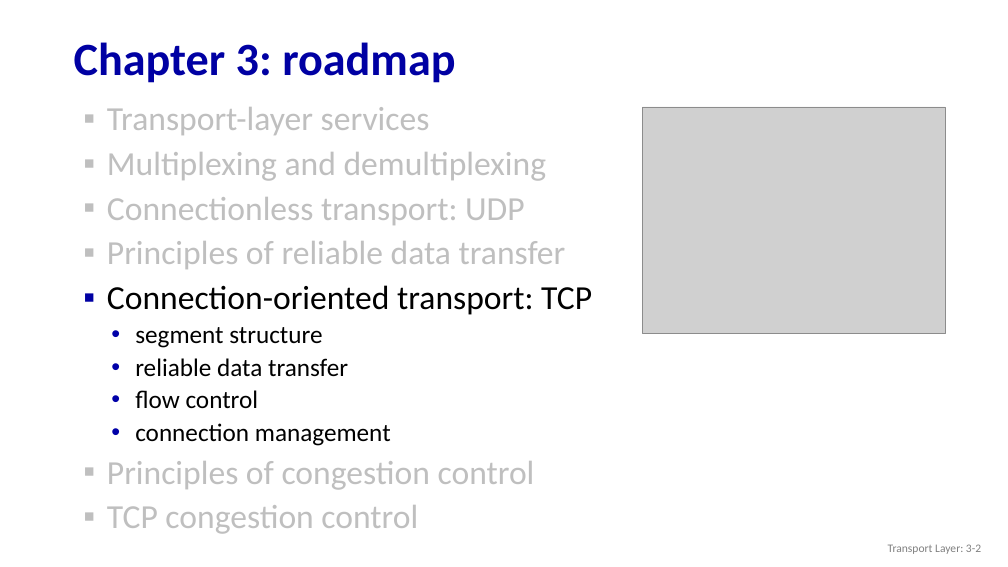
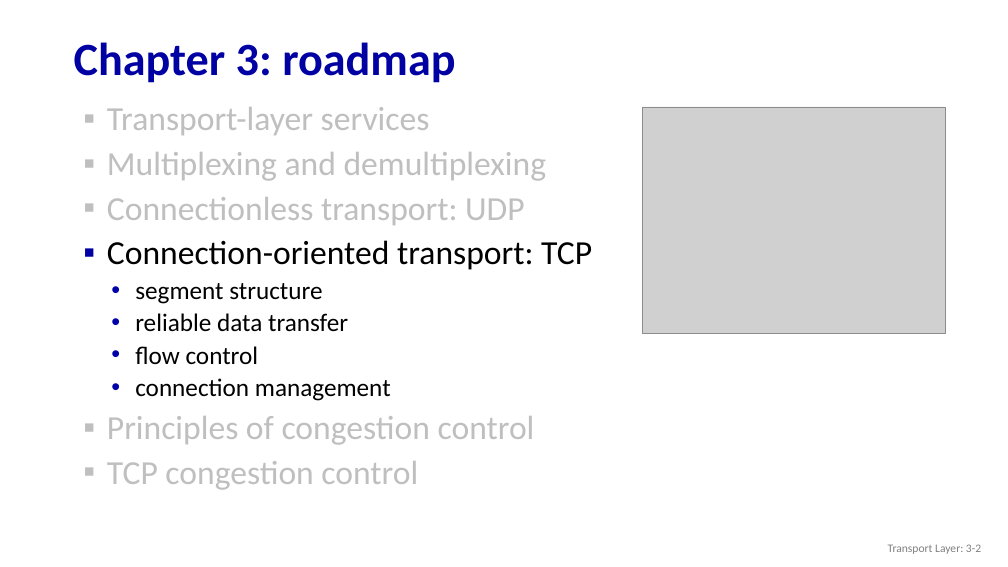
Before and after one commit to guhofstra/CSC175, a slide deck: slide 2 of PPTs/3.5 TCP.pptx. Drawn at 1008x567 pixels with LibreOffice and Linux fonts; fonts in the diff are those of the drawing; grey boxes stand for pictures. Boxes give left, top, right and bottom in pixels: in the first picture for what was removed or moved away, otherwise in the second. Text is boxed around its words. In the diff, an @@ line names an element or a change of style, - is before the commit and + after.

```diff
--- a/PPTs/3.5 TCP.pptx
+++ b/PPTs/3.5 TCP.pptx
@@ text at (107, 241, 566, 269): paragraph removed @@
-▪ Principles of reliable data transfer
```
Also in this commit, not shown: 2 other slides changed, 4 other files.
